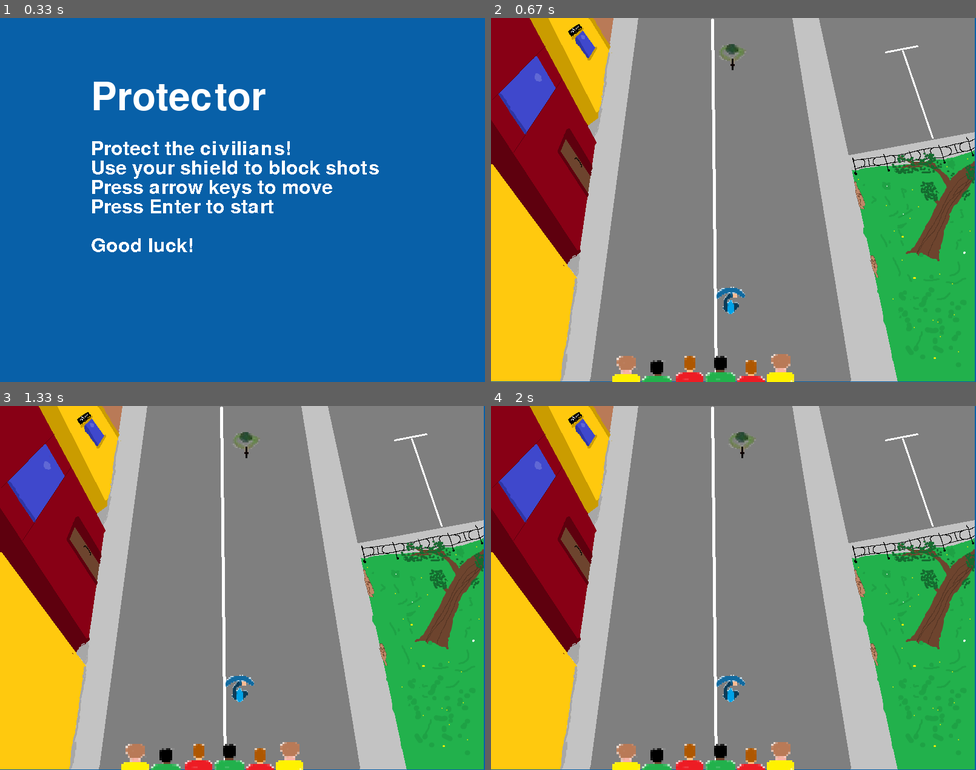
Above: before the commit, frames 1-4 (two rows, left to right).
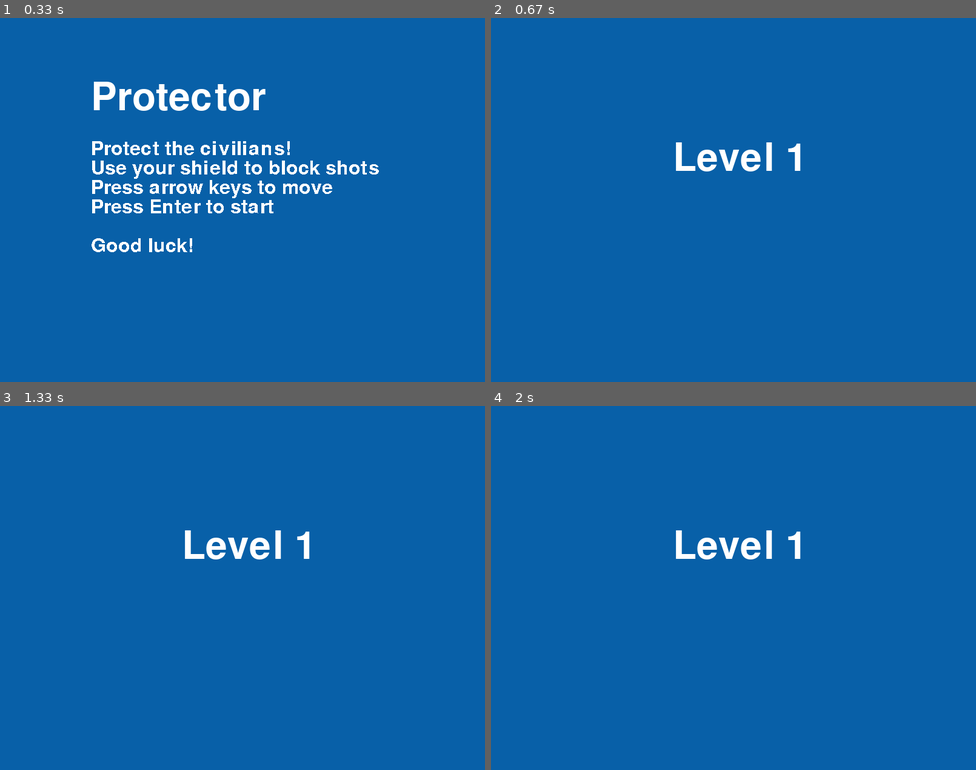
Above: after the commit, the same moments.

Repository: TaxemicZero/Pygame-Protector
Game: pygame game, started from protector.py
Two runs of this game, one before a commit and one after it. Both use one fixed random seed, a clock stepped at 60 frames per second and the inputs below.
Inputs:
- Up to frame 1 (0.33 s): no input
- Up to frame 2 (0.67 s): tap Enter at 0.33 s
- Up to frame 3 (1.33 s): no input
- Up to frame 4 (2 s): no input

Frame 1 is identical in both runs. In frame 2, 100% of the frame differs, in the area x 0-100%, y 0-100%; in frame 3, 100%; in frame 4, 100%.

Commit message:
Ready game
removed unused files, finished code, should've made more commits along the way, oh well

Diff:
--- a/Test.py
+++ /dev/null
@@ -1,196 +0,0 @@
-import math
-import random
-
-import pygame
-# from pygame import mixer
-
-# Intialize the pygame
-pygame.init()
-
-# create the screen
-screen = pygame.display.set_mode((800, 600))
-
-# Background
-background = pygame.image.load('background.png')
-
-# Sound
-#mixer.music.load("background.wav")
-#mixer.music.play(-1)
-
-# Caption and Icon
-pygame.display.set_caption("Test Game")
-pygame.display.set_icon(pygame.image.load('icon.png'))
-
-class Player:
-    img = ''
-    xCoord = 370
-    yCoord = 480
-    velocity = 5
-    def __init__(self, x, y, img, vel):
-        self.xCoord = x
-        self.yCoord = y
-        self.img = pygame.transform.scale(pygame.image.load(img),(50,50))
-        self.velocity = vel
-    def player(self):
-        screen.blit(self.img, (self.xCoord, self.yCoord))
-
-
-
-# Enemy
-class Enemy():
-    img = ''
-    xCoord = 0
-    yCoord = 0
-    xVel = 0
-    yJump = 0
-
-enemyImg = []
-enemyX = []
-enemyY = []
-enemyX_change = []
-enemyY_change = []
-
-
-num_of_enemies = 20
-
-for i in range(num_of_enemies):
-    enemyImg.append(pygame.transform.scale(pygame.image.load('enemy.png'),(50,50)))
-    enemyX.append(random.randint(0, 736))
-    enemyY.append(random.randint(50, 150))
-    enemyX_change.append(4)
-    enemyY_change.append(40)
-
-
-# Bullet
-
-# Ready - You can't see the bullet on the screen
-# Fire - The bullet is currently moving
-
-bulletImg = pygame.transform.scale(pygame.image.load('bullet.png'),(20,20))
-bulletX = 0
-bulletY = 480
-bulletX_change = 0
-bulletY_change = 10
-bullet_state = "ready"
-
-# Score
-
-score_value = 0
-font = pygame.font.Font('freesansbold.ttf', 32)
-
-textX = 10
-testY = 10
-
-# Game Over
-over_font = pygame.font.Font('freesansbold.ttf', 64)
-
-
-def show_score(x, y):
-    score = font.render("Score : " + str(score_value), True, (255, 255, 255))
-    screen.blit(score, (x, y))
-
-
-def game_over_text():
-    over_text = over_font.render("GAME OVER", True, (255, 255, 255))
-    screen.blit(over_text, (200, 250))
-
-
-
-
-
-def enemy(x, y, i):
-    screen.blit(enemyImg[i], (x, y))
-
-
-def fire_bullet(x, y):
-    global bullet_state
-    bullet_state = "fire"
-    screen.blit(bulletImg, (x + 16, y + 10))
-
-
-def isCollision(enemyX, enemyY, bulletX, bulletY):
-    distance = math.sqrt(math.pow(enemyX - bulletX, 2) + (math.pow(enemyY - bulletY, 2)))
-    if distance < 40:
-        return True
-    else:
-        return False
-
-
-# Game Loop
-running = True
-player = Player(370, 480, 'player.png', 5)
-while running:
-
-    # RGB = Red, Green, Blue
-    screen.fill((0, 0, 0))
-    # Background Image
-    screen.blit(background, (0, 0))
-    for event in pygame.event.get():
-        if event.type == pygame.QUIT:
-            running = False
-
-        # if keystroke is pressed check whether its right or left
-    keys = pygame.key.get_pressed()
-    if keys[pygame.K_LEFT]:
-        player.xCoord -= player.velocity
-        if player.xCoord <= 0:
-            player.xCoord = 0
-    if keys[pygame.K_RIGHT]:
-        player.xCoord += player.velocity
-        if player.xCoord >= 736:
-            player.xCoord = 736
-    if keys[pygame.K_SPACE]:
-        if bullet_state is "ready":
-            #bulletSound = mixer.Sound("laser.wav")
-            #bulletSound.play()
-            # Get the current x cordinate of the spaceship
-            bulletX = player.xCoord
-            fire_bullet(bulletX, bulletY)
-
-
-    # 5 = 5 + -0.1 -> 5 = 5 - 0.1
-    # 5 = 5 + 0.1
-
-    # Enemy Movement
-    for i in range(num_of_enemies):
-
-        # Game Over
-        if enemyY[i] > 440:
-            for j in range(num_of_enemies):
-                enemyY[j] = 2000
-            game_over_text()
-            break
-
-        enemyX[i] += enemyX_change[i]
-        if enemyX[i] <= 0:
-            enemyX_change[i] = 4
-            enemyY[i] += enemyY_change[i]
-        elif enemyX[i] >= 736:
-            enemyX_change[i] = -4
-            enemyY[i] += enemyY_change[i]
-
-        # Collision
-        collision = isCollision(enemyX[i], enemyY[i], bulletX, bulletY)
-        if collision:
-            #explosionSound = mixer.Sound("explosion.wav")
-            #explosionSound.play()
-            bulletY = 480
-            bullet_state = "ready"
-            score_value += 1
-            enemyX[i] = random.randint(0, 736)
-            enemyY[i] = random.randint(50, 150)
-
-        enemy(enemyX[i], enemyY[i], i)
-
-    # Bullet Movement
-    if bulletY <= 0:
-        bulletY = 480
-        bullet_state = "ready"
-
-    if bullet_state is "fire":
-        fire_bullet(bulletX, bulletY)
-        bulletY -= bulletY_change
-
-    player.player()
-    show_score(textX, testY)
-    pygame.display.update()
--- a/protector.py
+++ b/protector.py
@@ -1,7 +1,6 @@
 import math
 import random
 
-import uicode
 
 import pygame
 import pygame.freetype
@@ -16,8 +15,9 @@
 class GameState(Enum):
     QUIT = -1
     TITLE = 0
-    RUNNING = 1
-    OVER = 2
+    LEVEL_SWITCH = 1
+    RUNNING = 2
+    OVER = 3
 
 class Entity:
     img = ''
@@ -40,38 +40,38 @@
     def movePlayer(self,keys):
         if keys[pygame.K_LEFT]:
             self.xCoord -= self.velocity
-        if self.xCoord <= 150:
-            self.xCoord = 150
+        if self.xCoord <= 225:
+            self.xCoord = 225
         if keys[pygame.K_RIGHT]:
             self.xCoord += self.velocity
-        if self.xCoord >= 600:
-            self.xCoord = 600
+        if self.xCoord >= 475:
+            self.xCoord = 475
 
 
 class Enemy(Entity):
     maxStrafeRight = 1
     maxStrafeLeft = 1
     direction = 1
-    fireRate = 300
+    fireRate = 1
     fireTimer = 0
     def __init__(self, x, y, img, vel, size, fireRate):
         self.xCoord = x
         self.yCoord = y
         self.img = pygame.transform.scale(pygame.image.load(img),(size[0],size[1]))
         self.velocity = vel
-        maxStrafe = random.randint(50, 270)
+        maxStrafe = random.randint(30, 130)
         self.maxStrafeRight = x + maxStrafe
-        if self.maxStrafeRight > 550:
-            self.maxStrafeRight = 550
+        if self.maxStrafeRight > 475:
+            self.maxStrafeRight = 475
         self.maxStrafeLeft = x - maxStrafe
-        if self.maxStrafeRight < 200:
-            self.maxStrafeRight = 200
+        if self.maxStrafeLeft < 225:
+            self.maxStrafeLeft = 225
         self.fireRate = fireRate
 
     def shoot(self):
         self.fireTimer += 1
         if self.fireTimer > self.fireRate:
-            bullet = Bullet(self.xCoord + 25, self.yCoord + 25, 'bullet.png', 0.1, [10,20])
+            bullet = Bullet(self.xCoord + 25, self.yCoord + 25, 'bullet.png', 0.4, [10,20])
             bullets_on_screen.append(bullet)
             self.fireTimer = 0
             #print("shot on " + str(self.xCoord))
@@ -90,19 +90,29 @@
     def fly(self):
         self.yCoord += self.velocity
     def isCollision(self, entity):
-        distance = math.sqrt(math.pow(entity.xCoord - self.xCoord, 2) + (math.pow(entity.yCoord - self.yCoord, 2)))
+        distance = math.sqrt(math.pow(entity.xCoord + 25 - self.xCoord, 2) + (math.pow(entity.yCoord + 25 - self.yCoord, 2)))
         if distance < 40:
             return True
         else:
             return False
 
-#UI CODE
-
 def levelStart():
-    enemy = Enemy(370, 40, 'enemy.png', 0.2, [50,50], 1000)
-    enemies_on_screen.append(enemy)
+    global level
+    global player
+    level += 1
+    player = Player(370, 440, 'player.png', 1, [50,50])
+    enemies_on_screen.clear()
+    bullets_on_screen.clear()
+    #difficulty scaling
+    firerate = 180 + 20 * level
+    velocity = 0.2 + 0.1 * level
+    for x in range(level // 3 + 1):
+        enemy = Enemy(350, 40, 'enemy.png', velocity, [50,50], random.randint( int(firerate * 0.8),int(firerate * 1.2)))
+        enemies_on_screen.append(enemy)
+        print('added enemy')
 
 def gameOver():
+    bullets_on_screen.clear()
     over_text = pygame.font.Font('freesansbold.ttf', 64).render("GAME OVER", True, (255, 255, 255))
     screen.blit(over_text, (200, 250))
 
@@ -130,7 +140,7 @@
 screen = pygame.display.set_mode((800, 600))
 
 # Background
-background = pygame.image.load('background2.png')
+background = pygame.image.load('background3.png')
 
 
 enemies_on_screen = []
@@ -140,40 +150,57 @@
 #mixer.music.play(-1)
 
 # Caption and Icon
-pygame.display.set_caption("Test Game")
-pygame.display.set_icon(pygame.image.load('icon.png'))
-level = 1
+pygame.display.set_caption("Protector")
+pygame.display.set_icon(pygame.image.load('player.png'))
+
+#variables
 levelTransition = True
 running = True
 score = 0
 gameState = GameState.TITLE
-uielement = uicode.UIElement(
-    center_position=(400, 400),
-    font_size=30,
-    bg_rgb=(106, 159, 181),
-    text_rgb=(255, 255, 255),
-    text="Hello World",
-    action=GameState.QUIT
-)
-
+player = Player(370, 440, 'player.png', 0.5, [50,50])
 FPS = 480
 clock = pygame.time.Clock()
+time_passed = 0
+level_swap_time = 0
+level = 0
 
 while running:
 
-    #dt = clock.tick(FPS) / 1000
+    #refresh the clock
+    dt = clock.tick(FPS) / 1000
+
+
+
+
     if gameState == GameState.TITLE:
+        level = 0
+        score = 0
         screen.fill((8, 96, 168))
         title_text = pygame.font.Font('freesansbold.ttf', 64).render("Protector", True, (255, 255, 255))
         screen.blit(title_text, (150, 100))
         blit_text(screen,'Protect the civilians! \nUse your shield to block shots \nPress arrow keys to move \nPress Enter to start\n\nGood luck!',(150, 200),pygame.font.Font('freesansbold.ttf', 32))
 
     if gameState == GameState.RUNNING:
+
+        time_passed += dt
+        time_left = 60 - time_passed
+
         screen.blit(background, (0, 0))
-        screen.blit(pygame.transform.scale(pygame.image.load("crowd2.png"), (300,50) ), (200, 550))
+        screen.blit(pygame.transform.scale(pygame.image.load("crowd2.png"), (300,50) ), (225, 550))
+        blit_text(screen, "Level " + str(level) + " \nTime left: " + str(int(time_left)) + "s", (570,20), pygame.font.Font('freesansbold.ttf', 32), pygame.Color('black'))
+
+        #pygame.draw.line(screen, (0,0,0), [225, 0], [225, 600])
+        #pygame.draw.line(screen, (0,0,0), [525, 0], [525, 600])
+
+        if time_left <= 0:
+            gameState = GameState.LEVEL_SWITCH
+            time_passed = 0
+
         for bullet in bullets_on_screen:
             bullet.fly()
             if bullet.yCoord > 470:
+                time_passed = 0
                 gameState = GameState.OVER
                 break
             collision = bullet.isCollision(player)
@@ -187,6 +214,7 @@
             else:
                 bullet.draw()
 
+
         for enemy in enemies_on_screen:
             enemy.shoot()
             enemy.strafe()
@@ -200,13 +228,18 @@
         screen.fill((8, 96, 168))
         over_text = pygame.font.Font('freesansbold.ttf', 64).render("GAME OVER", True, (255, 255, 255))
         screen.blit(over_text, (200, 200))
-        extra_text = 'You saved ' + str(score) + ' people\nHowever, there are many more to save'
+        extra_text = 'You saved ' + str(score) + ' people\nHowever, there are many more to save\n Press r to restart'
         blit_text(screen, extra_text,(150, 310),pygame.font.Font('freesansbold.ttf', 32))
 
-    if levelTransition:
-        levelTransition = False
-        player = Player(370, 440, 'player.png', 0.5, [50,50])
-        levelStart()
+    if gameState == GameState.LEVEL_SWITCH:
+        screen.fill((8, 96, 168))
+        trans_text = pygame.font.Font('freesansbold.ttf', 64).render("Level " + str(level + 1), True, (255, 255, 255))
+        screen.blit(trans_text, (300, 200))
+        level_swap_time += dt
+        if level_swap_time > 2:
+            gameState = GameState.RUNNING
+            level_swap_time = 0
+            levelStart()
 
 
     for event in pygame.event.get():
@@ -215,13 +248,11 @@
         if event.type == pygame.MOUSEBUTTONUP and event.button == 1:
             mouse_up = True
         if event.type == pygame.KEYDOWN:
-            if event.key == pygame.K_RETURN:
-                gameState = GameState.RUNNING
-            if (event.key == pygame.K_r) & (GameState == GameState.OVER):
-                gameState = GameState.RUNNING
-
-
-
-    #ui_action = uielement.update(pygame.mouse.get_pos(), mouse_up)
-    #uielement.draw(screen)
+            if (event.key == pygame.K_RETURN) & (gameState == GameState.TITLE):
+                gameState = GameState.LEVEL_SWITCH
+            if (event.key == pygame.K_r) & (gameState == GameState.OVER):
+                gameState = GameState.TITLE
+
+
+
     pygame.display.update()
--- a/uicode.py
+++ /dev/null
@@ -1,81 +0,0 @@
-import math
-import random
-
-import pygame
-import pygame.freetype
-
-from pygame.sprite import Sprite
-from pygame.rect import Rect
-from enum import Enum
-
-
-
-class UIElement(Sprite):
-    """ An user interface element that can be added to a surface """
-
-    def __init__(self, center_position, text, font_size, bg_rgb, text_rgb, action=None):
-        """
-        Args:
-            center_position - tuple (x, y)
-            text - string of text to write
-            font_size - int
-            bg_rgb (background colour) - tuple (r, g, b)
-            text_rgb (text colour) - tuple (r, g, b)
-        """
-        self.mouse_over = False  # indicates if the mouse is over the element
-
-        # create the default image
-        default_image = create_surface_with_text(
-            text=text, font_size=font_size, text_rgb=text_rgb, bg_rgb=bg_rgb
-        )
-
-        # create the image that shows when mouse is over the element
-        highlighted_image = create_surface_with_text(
-            text=text, font_size=font_size * 1.2, text_rgb=text_rgb, bg_rgb=bg_rgb
-        )
-
-        # add both images and their rects to lists
-        self.images = [default_image, highlighted_image]
-        self.rects = [
-            default_image.get_rect(center=center_position),
-            highlighted_image.get_rect(center=center_position),
-        ]
-
-        # calls the init method of the parent sprite class
-        super().__init__()
-        self.action = action
-
-    def update(self, mouse_pos, mouse_up):
-        if self.rect.collidepoint(mouse_pos):
-            self.mouse_over = True
-            if mouse_up:
-                return self.action
-        else:
-            self.mouse_over = False
-
-    def draw(self, surface):
-        """ Draws element onto a surface """
-        surface.blit(self.image, self.rect)
-
-    # properties that vary the image and its rect when the mouse is over the element
-    @property
-    def image(self):
-        return self.images[1] if self.mouse_over else self.images[0]
-
-    @property
-    def rect(self):
-        return self.rects[1] if self.mouse_over else self.rects[0]
-
-
-
-
-
-
-
-
-
-def create_surface_with_text(text, font_size, text_rgb, bg_rgb):
-    """ Returns surface with text written on """
-    font = pygame.freetype.SysFont("Courier", font_size, bold=True)
-    surface, _ = font.render(text=text, fgcolor=text_rgb, bgcolor=bg_rgb)
-    return surface.convert_alpha()
Binary file removed: CrowdSample.png
Binary file removed: background.png
Binary file removed: background2.png
Binary file added: background3.png
Binary file removed: coin.png
Binary file removed: crowd.png
Not shown, removed: crowd.svg
Binary file removed: crowd1.png
Binary file removed: hosp.png
Binary file removed: icon.png
Binary file removed: parl.png
Binary file removed: player2.png
(and 5 more such lines)
